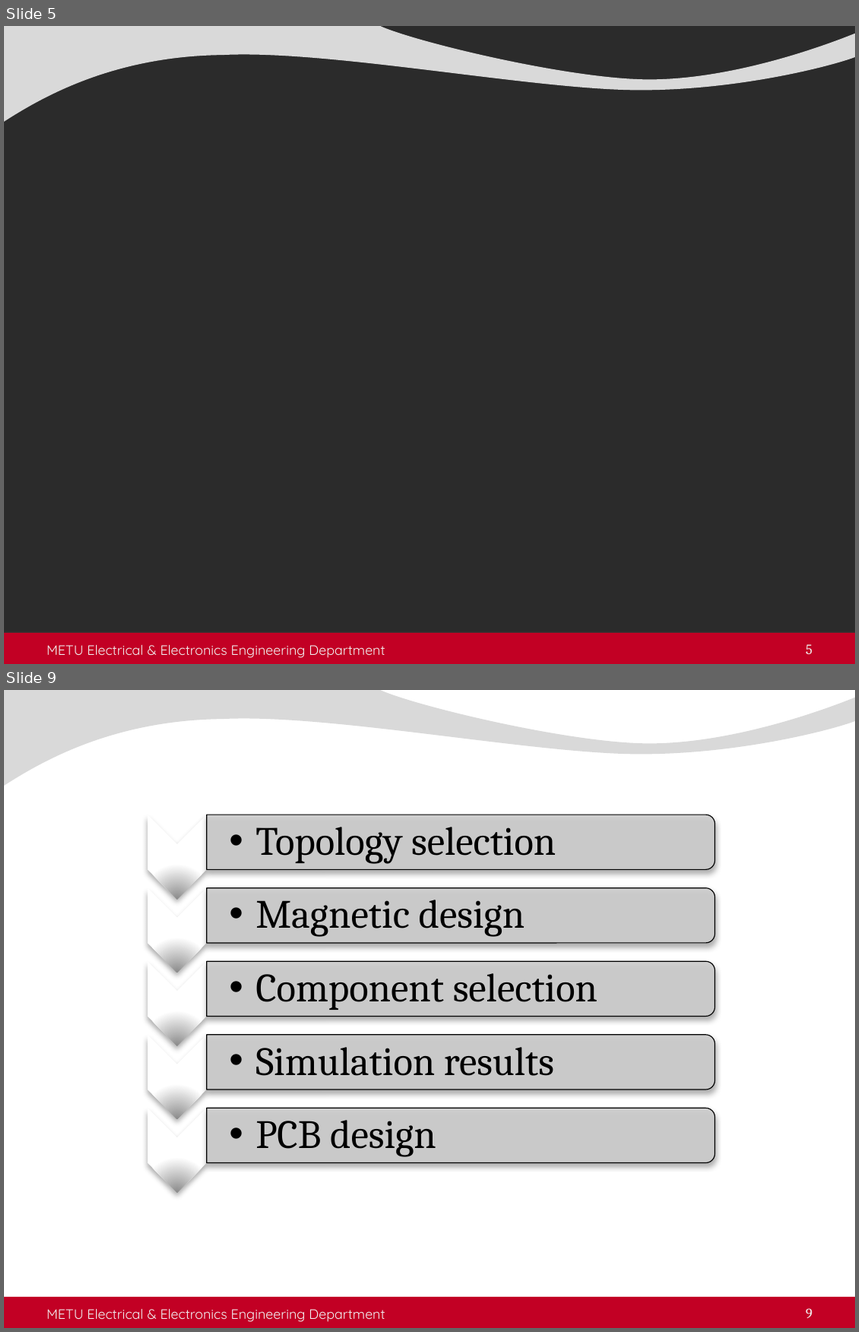
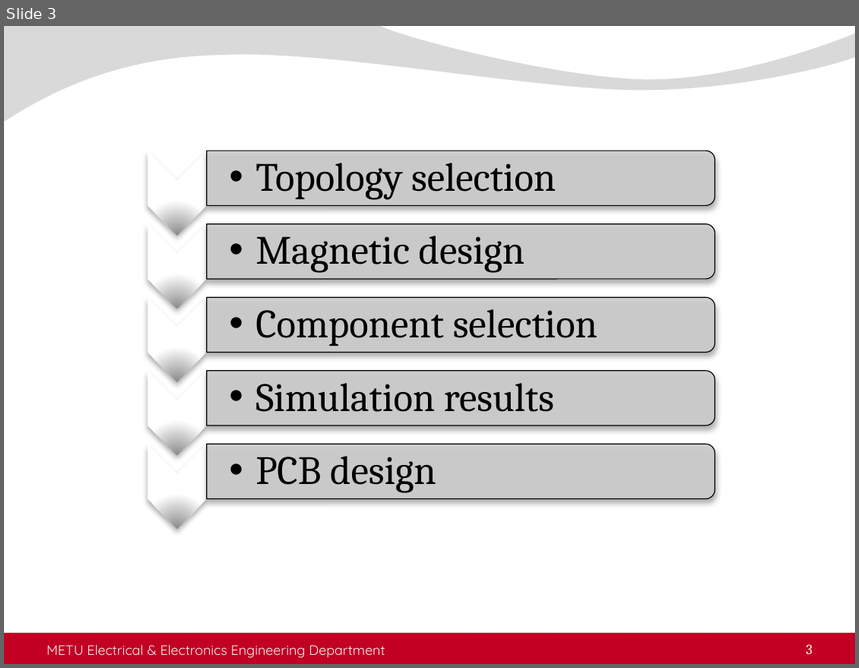
Before and after one commit to busranurkocak/EE464-Term-Project, a slide deck: Presentation/Isolated_presentation.pptx. Shown one above the other, each under a label of ours: slides 5 and 9 before the commit, slide 3 after it; the slides between them are not shown. The pictures are 859x1332 and 859x668 pixels, drawn with LibreOffice and Linux fonts; fonts in the diff are those of the drawing; background and template pictures are left out; a plain dark background stands for a picture behind light text. Boxes give left, top, right and bottom in pixels: in the first picture for what was removed or moved away, otherwise in the second. Text is boxed around its words. In the diff, an @@ line names an element or a change of style, - is before the commit and + after.

```diff
--- a/Presentation/Isolated_presentation.pptx
+++ b/Presentation/Isolated_presentation.pptx
@@ slide 5 removed at box(4, 26, 855, 664), background picture (left out); not listed: 2 template elements that a slide beside it also shows @@
@@ text removed at box(47, 645, 385, 658) @@
-METU Electrical & Electronics Engineering Department
@@ page number removed at box(806, 645, 813, 655) @@
-5
@@ what was slide 9 is now slide 3 @@
@@ page number at box(806, 645, 813, 655): text changed @@
-9
+3
```
Also in this commit, not shown: 1 slide changed, 5 other slides removed.
